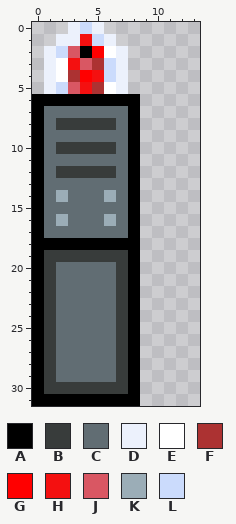
A pixel-art sprite gets an edit: src/main/resources/sprites/terminal_side_activated.png. That is the earlier state.
The file is 320x320 pixels, drawn in blocks of 10x10; one block is one cell here. Shown: x 0..13, y 0..31.
Palette (. is transparent): A #000000  B #383c3b  C #616d73  D #ecf1fc  E #ffffff  F #ac3232  G #ff0000  H #f41010  J #d95763  K #9badb7  L #cbdbfc
Pixels before, first column x 0:
 0 ...DLD...
 1 ..DDHLD..
 2 .DLJAGED.
 3 .DEHJFLD.
 4 .DEFGHLD.
 5 .DLJHFED.
 6 AAAAAAAAA
 7 ACCCCCCCA
 8 ACBBBBBCA
 9 ACCCCCCCA
10 ACBBBBBCA
11 ACCCCCCCA
12 ACBBBBBCA
13 ACCCCCCCA
14 ACKCCCKCA
15 ACCCCCCCA
16 ACKCCCKCA
17 ACCCCCCCA
18 AAAAAAAAA
19 ABBBBBBBA
20 ABCCCCCBA
21 ABCCCCCBA
22 ABCCCCCBA
23 ABCCCCCBA
24 ABCCCCCBA
25 ABCCCCCBA
26 ABCCCCCBA
27 ABCCCCCBA
28 ABCCCCCBA
29 ABCCCCCBA
30 ABBBBBBBA
31 AAAAAAAAA
Now the later version:
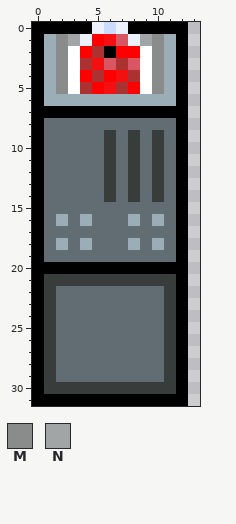
Colours new in this view: M #8a8c8c  N #a2a5a5
Edits made:
Changed rows in their new state; - is an unchanged pixel.
first column x 0:
 0 AAAAA-LDAAAAA
 1 AKMNDGHJDNMKA
 2 AKMEGFAGGEMKA
 3 AKMEFHJFJEMKA
 4 AKME-FGHFEMKA
 5 AKMEFGHFGEMKA
 6 -KKKKKKKKKKKA
 7 -AAAAAAA-AAAA
 8 --CCCCC-CCCCA
 9 ------B-BCBCA
10 --CCCC--BCBCA
11 ------B-BCBCA
12 --CCCC--BCBCA
13 ------B-BCBCA
14 --C---B-BCBCA
15 --------CCCCA
16 ----K-C-KCKCA
17 --------CCCCA
18 -CKCKCCCKCKCA
19 -CCCCCCCCCCCA
20 -AAAAAAA-AAAA
21 --BBBBB-BBBBA
22 -------CCCCBA
23 -------CCCCBA
24 -------CCCCBA
25 -------CCCCBA
26 -------CCCCBA
27 -------CCCCBA
28 -------CCCCBA
29 -------CCCCBA
30 --------BBBBA
31 ---------AAAA
Boxes around the changes in both pictures, in picture pixels (x1, y1, x2, y2):
changed: (32, 22, 188, 406)
